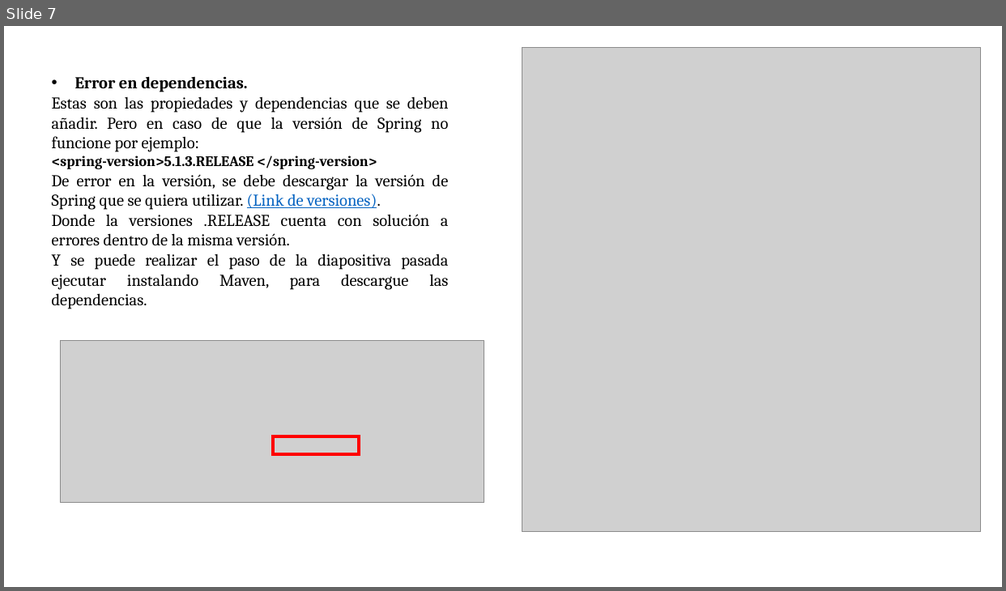
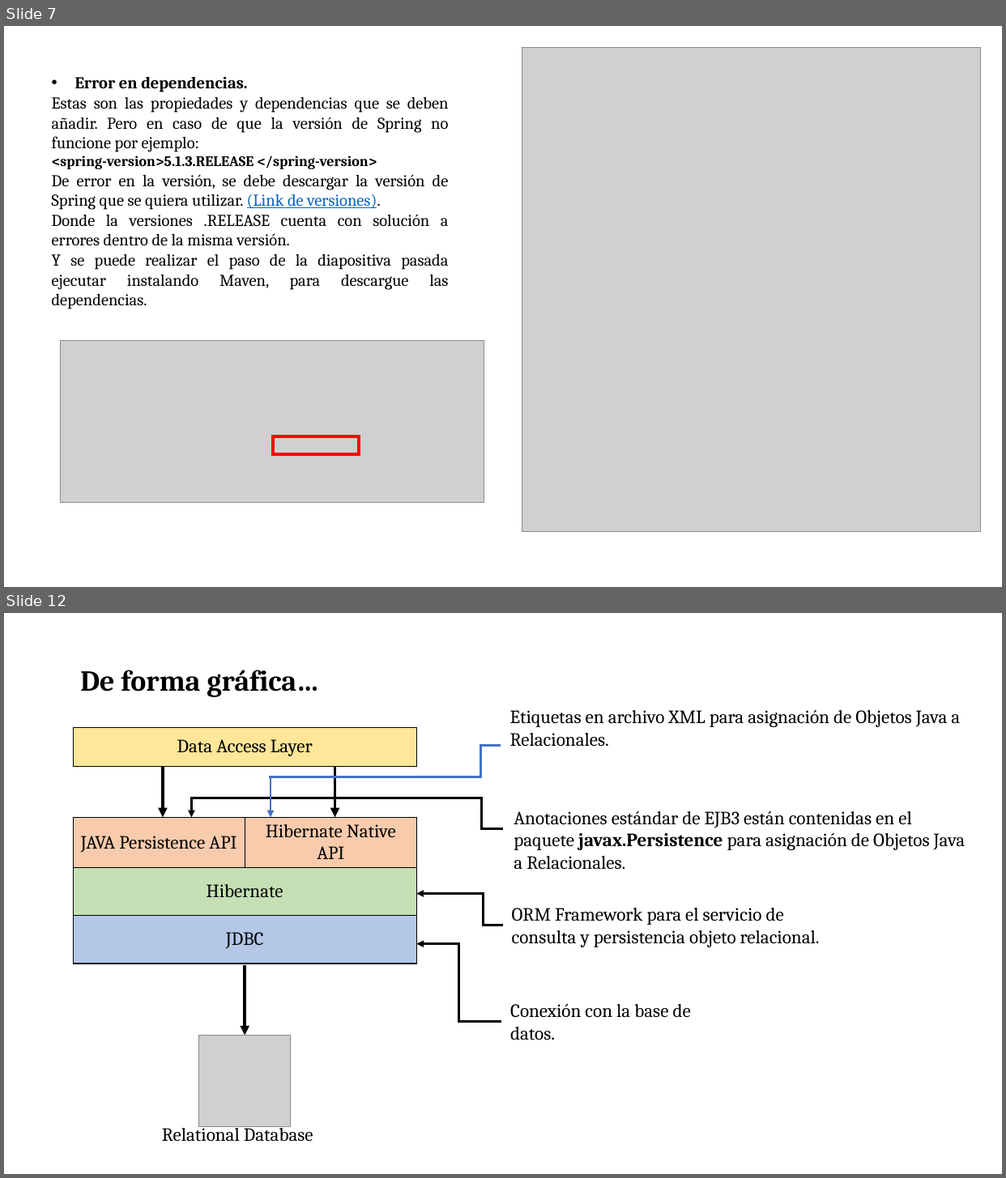
Before and after one commit to soycperez/persistencia-spring-framework, a slide deck: Persistencia con JDBC.pptx. Shown one above the other, each under a label of ours: slide 7 before the commit, slides 7 and 12 after it; the slides between them are not shown. The pictures are 1006x591 and 1006x1178 pixels, drawn with LibreOffice and Linux fonts; fonts in the diff are those of the drawing; grey boxes stand for pictures; background and template pictures are left out. Boxes give left, top, right and bottom in pixels: in the first picture for what was removed or moved away, otherwise in the second. Text is boxed around its words. In the diff, an @@ line names an element or a change of style, - is before the commit and + after.

Commit message:
Conexión de Hibernate con la base de datos con anotaciones

```diff
--- a/Persistencia con JDBC.pptx
+++ b/Persistencia con JDBC.pptx
@@ slide 12 added at bbox=[4, 613, 1002, 1174], background picture (left out) @@
@@ title added at bbox=[80, 670, 319, 697], 28 pt, text #000000, bold @@
+De forma gráfica…
@@ table added at bbox=[73, 727, 416, 766], 1 rows, 1 columns @@
+Data Access Layer
@@ text added at bbox=[510, 710, 960, 746], 18 pt, text #000000 @@
+Etiquetas en archivo XML para asignación de Objetos Java a Relacionales.
@@ group added at bbox=[269, 746, 501, 817]: 3 lines, 1 arrow @@
@@ line added from (190, 798) to (484, 798), #000000 2.25 pt @@
@@ arrow added from (192, 798) to (192, 817), #000000 2.25 pt @@
@@ line added from (482, 798) to (482, 830), #000000 2.25 pt @@
@@ table added at bbox=[73, 817, 417, 965], 3 rows, 2 columns @@
+JAVA Persistence API | Hibernate Native API
+Hibernate | 
+JDBC | 
@@ line added from (483, 828) to (503, 828), #000000 2.25 pt @@
@@ text added at bbox=[513, 811, 965, 869], 18 pt, text #000000 @@
+Anotaciones estándar de EJB3 están contenidas en el paquete javax.Persistence para asignación de Objetos Java a Relacionales.
@@ arrow added from (483, 894) to (416, 894), #000000 2.25 pt @@
@@ line added from (484, 892) to (484, 924), #000000 2.25 pt @@
@@ line added from (482, 926) to (503, 926), #000000 2.25 pt @@
@@ text added at bbox=[512, 908, 820, 948], 18 pt, text #000000 @@
+ORM Framework para el servicio de consulta y persistencia objeto relacional.
@@ elbow arrow added from (502, 1022) to (416, 944), #000000 2.25 pt @@
@@ text added at bbox=[510, 1004, 691, 1041], 18 pt, text #000000 @@
+Conexión con la base de datos.
@@ group added at bbox=[162, 766, 335, 1142]: 3 arrows, 1 text, 1 picture @@
+Relational Database
```
Also in this commit, not shown: 2 slides changed, 5 other slides added, 2 slides removed, 10 other files.
